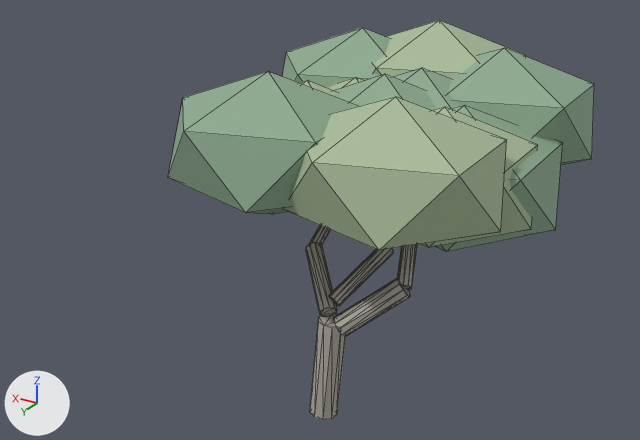
Renders of the glTF model public/models/xinhua-road/plane-tree-massing-c.glb from each side of a commit.
Rendered twice from a 50 mm camera at (-8.44, 14.21, 11.72) aimed at (0.57, -0.81, 4.21). Arrows for +X, +Y and +Z are at lower left; the lights stay in place. The first picture is the older version. Mesh edges are drawn as thin lines. Vertices at exactly the same position are counted once.

The first picture shows 'plane-tree-massing-c'.
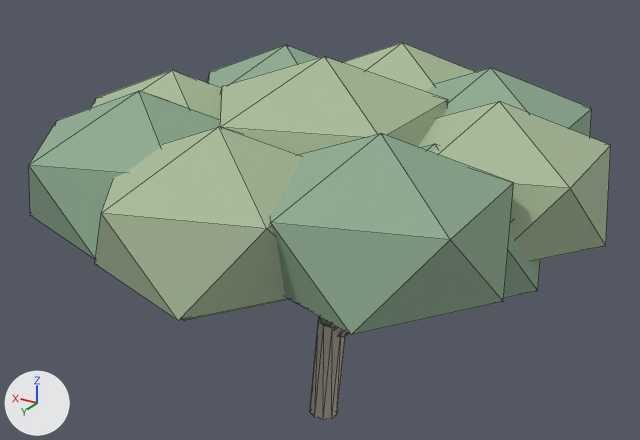
The change, as a list of edits to the scene's bpy script:
```text
Change me_cylinder:
    remove me_cylinder.from_pydata(...)  # 332 vertices, 580 faces; spans x -3.99..4.09, y -7.42..1.62, z -0.03..7.75
    add me_cylinder.from_pydata(...)  # 416 vertices, 728 faces; spans x -5.39..5.44, y -5.43..5.38, z -0.03..7.97
    me_cylinder part 1: the loose piece of 20 vertices spanning x -0.23..1.06, y -1.25..0.06, z 2.32..3.53 is multiplied about its middle by the matrix ((-0.31, 0.731, 0.362), (-0.771, -0.389, 0.125), (0.266, -0.276, 0.784)), then moved by (-1.98, 0.88, 0.92)
    me_cylinder part 2: the loose piece of 20 vertices spanning x -1.66..-0.99, y -1.94..-0.62, z 3.06..4.47 is multiplied about its middle by the matrix ((-0.341, 0.4, -0.024), (-0.401, -0.341, 0.01), (-0.008, 0.025, 0.525)), then moved by (-0.89, 1.56, 0.99)
    me_cylinder part 3: the loose piece of 20 vertices spanning x -1.67..-0.19, y -0.96..0.16, z 2.03..3.37 is multiplied about its middle by the matrix ((0.341, -0.758, -0.005), (0.757, 0.34, 0.039), (-0.034, -0.02, 0.83)), then moved by (0.92, -0.22, 0.21)
    me_cylinder part 4: the loose piece of 20 vertices spanning x -0.96..-0.03, y -1.46..-0.01, z 2.64..3.81 is multiplied about its middle by the matrix ((0.811, 0.124, 0.173), (-0.169, 0.789, 0.226), (-0.129, -0.253, 0.788)), then moved by (0.3, -0.74, 0.65)
    me_cylinder part 5: the loose piece of 20 vertices spanning x 0.5..1.04, y -2.27..-1.01, z 3.27..4.59 is multiplied about its middle by the matrix ((-0.489, -0.731, -0.109), (0.739, -0.488, -0.038), (-0.028, -0.112, 0.878)), then moved by (0.36, 1.12, 0.26)
    me_cylinder part 6: a new loose piece, an icosphere of 20 faces spanning x -4.6..-0.4, y -1.6..2.4, z 3.55..6.79, in mat_梧桐远景叶深 (greyish green #8eab90)
    me_cylinder part 7: a new loose piece, an icosphere of 20 faces spanning x -4.54..-0.16, y -4.63..-0.47, z 4.28..7.52, in mat_梧桐远景叶深 (greyish green #8eab90)
    me_cylinder part 8: a new loose piece, an icosphere of 20 faces spanning x 0.26..4.64, y -4.53..-0.37, z 4.23..7.47, in mat_梧桐远景叶深 (greyish green #8eab90)
    me_cylinder part 9: a new loose piece, an icosphere of 20 faces spanning x 0.16..4.54, y 0.47..4.63, z 4.33..7.57, in mat_梧桐远景叶深 (greyish green #8eab90)
    me_cylinder part 10: a new loose piece, an icosphere of 20 faces spanning x -4.64..-0.26, y 0.32..4.48, z 4.28..7.52, in mat_梧桐远景叶深 (greyish green #8eab90)
    me_cylinder part 11: a new loose piece, an icosphere of 20 faces spanning x -1.35..2.85, y 0.35..4.35, z 3.5..6.74, in mat_梧桐远景叶浅 (greyish green #aabc9a)
    me_cylinder part 12: a new loose piece, an icosphere of 20 faces spanning x -5.39..-1.01, y -2.88..1.28, z 4.13..7.37, in mat_梧桐远景叶浅 (greyish green #aabc9a)
    me_cylinder part 13: a new loose piece, an icosphere of 20 faces spanning x -2.19..2.19, y -5.43..-1.27, z 4.38..7.62, in mat_梧桐远景叶浅 (greyish green #aabc9a)
    me_cylinder part 14: a new loose piece, an icosphere of 20 faces spanning x 1.06..5.44, y -1.53..2.63, z 4.18..7.42, in mat_梧桐远景叶浅 (greyish green #aabc9a)
    me_cylinder part 15: a new loose piece, an icosphere of 20 faces spanning x -2.19..2.19, y 1.22..5.38, z 4.23..7.47, in mat_梧桐远景叶浅 (greyish green #aabc9a)
    me_cylinder part 16: a new loose piece, an icosphere of 20 faces spanning x -2.41..2.41, y -2.3..2.3, z 4.73..7.97, in mat_梧桐远景叶浅 (greyish green #aabc9a)
    me_cylinder part 17: a new loose piece of 20 vertices spanning x -1.39..-0.17, y -0.28..0.64, z 2.06..3.4, in mat_梧桐远景树干 (grey #b4afa4)
    me_cylinder part 18: 9 loose pieces with 116 vertices, spanning x -3.99..4.09, y -7.42..-0.13, z 3.36..7.75, are deleted
    me_cylinder part 19: 36 vertices removed from x -3.59..3.69, y -3.92..1.62, z 3.75..7.45
    other edits to the shape of me_cylinder do not show in these pictures
```

Boxes [x1, y1, x2, y2] around the edits, measured in the pictures (640 x 440 px; the box of a moved part takes in the faces that stretch with it):
'plane-tree-massing-c', reshaped (37% wider): before [168, 20, 594, 420]; after [29, 43, 611, 420]
part 1 of me_cylinder, moved or reshaped (not visible afterwards): before [306, 243, 337, 316]
part 2 of me_cylinder, moved or reshaped (not visible afterwards): before [397, 245, 417, 290]
part 3 of me_cylinder, moved or reshaped (not visible afterwards): before [333, 278, 410, 336]
part 4 of me_cylinder, moved or reshaped (not visible afterwards): before [329, 249, 394, 306]
part 5 of me_cylinder, moved or reshaped (not visible afterwards): before [309, 225, 331, 244]
part 6 of me_cylinder, added (mostly hidden): after [420, 144, 540, 298]
part 7 of me_cylinder, added: after [426, 68, 592, 137]
part 8 of me_cylinder, added: after [208, 45, 319, 88]
part 9 of me_cylinder, added: after [29, 91, 220, 259]
part 10 of me_cylinder, added: after [270, 133, 514, 335]
part 11 of me_cylinder, added (mostly hidden): after [184, 299, 289, 321]
part 12 of me_cylinder, added: after [418, 101, 611, 261]
part 13 of me_cylinder, added: after [342, 43, 474, 92]
part 14 of me_cylinder, added: after [91, 70, 222, 118]
part 15 of me_cylinder, added: after [95, 127, 302, 321]
part 16 of me_cylinder, added: after [217, 56, 448, 154]
part 17 of me_cylinder, added (mostly hidden): after [331, 324, 349, 337]
part 18 of me_cylinder, deleted: before [282, 20, 594, 252]
part 19 of me_cylinder, deleted: before [168, 72, 507, 250]
